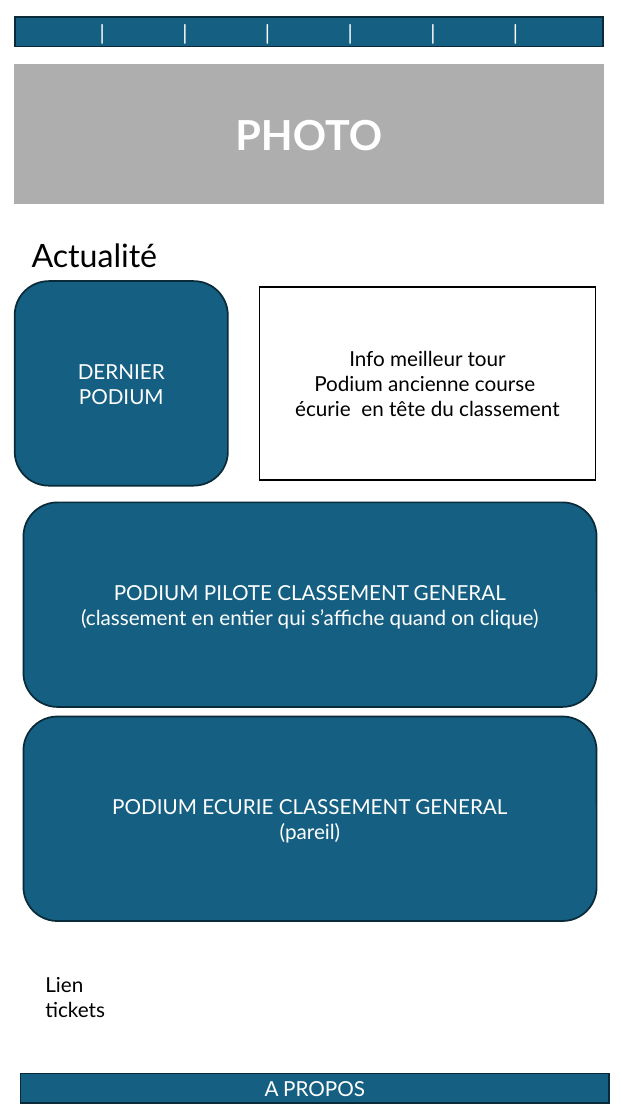
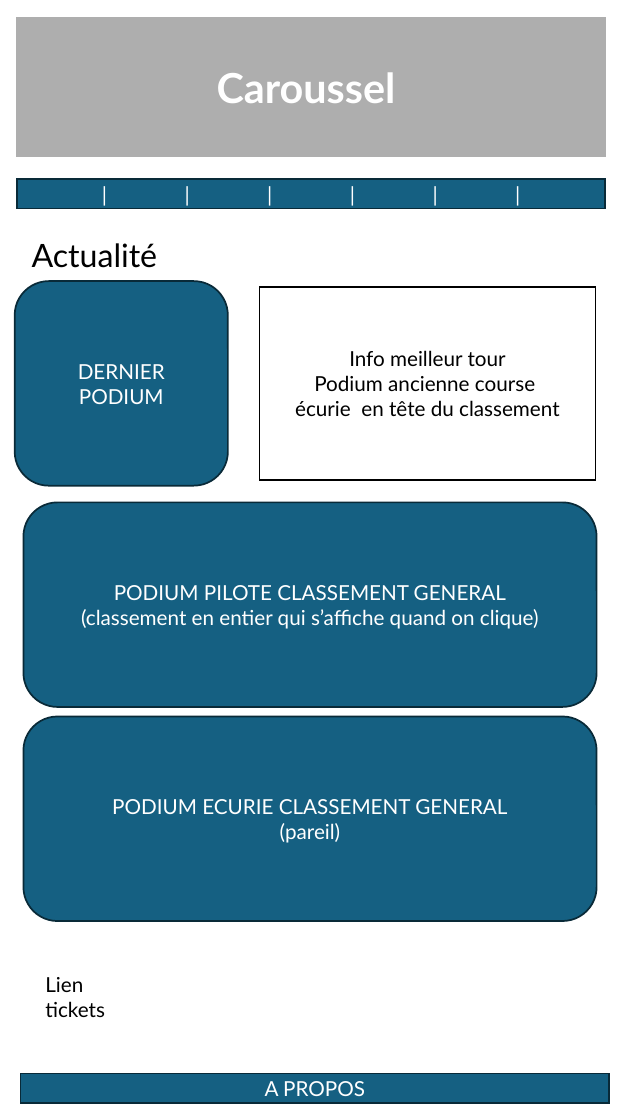
Before and after one commit to SalomeNoyer/Bouzidi_Noyer_projetTI504N_ING3, a slide deck: slide 1 of Structure.pptx. Drawn at 620x1120 pixels with LibreOffice and Linux fonts; fonts in the diff are those of the drawing. Boxes give left, top, right and bottom in pixels: in the first picture for what was removed or moved away, otherwise in the second. Text is boxed around its words. In the diff, an @@ line names an element or a change of style, - is before the commit and + after.

```diff
--- a/Structure.pptx
+++ b/Structure.pptx
@@ rectangle "Caroussel": place and size @@
-rectangle "Caroussel" at box(15, 65, 603, 203)
+rectangle "Caroussel" at box(17, 18, 605, 156)
@@ text in rectangle at box(217, 72, 396, 103): text changed @@
-PHOTO
+Caroussel
@@ rectangle "| | | | | ...": place and size @@
-rectangle "| | | | | ..." at box(15, 17, 603, 47)
+rectangle "| | | | | ..." at box(17, 179, 605, 209)
```
Also in this commit, not shown: 3 other slides changed.
